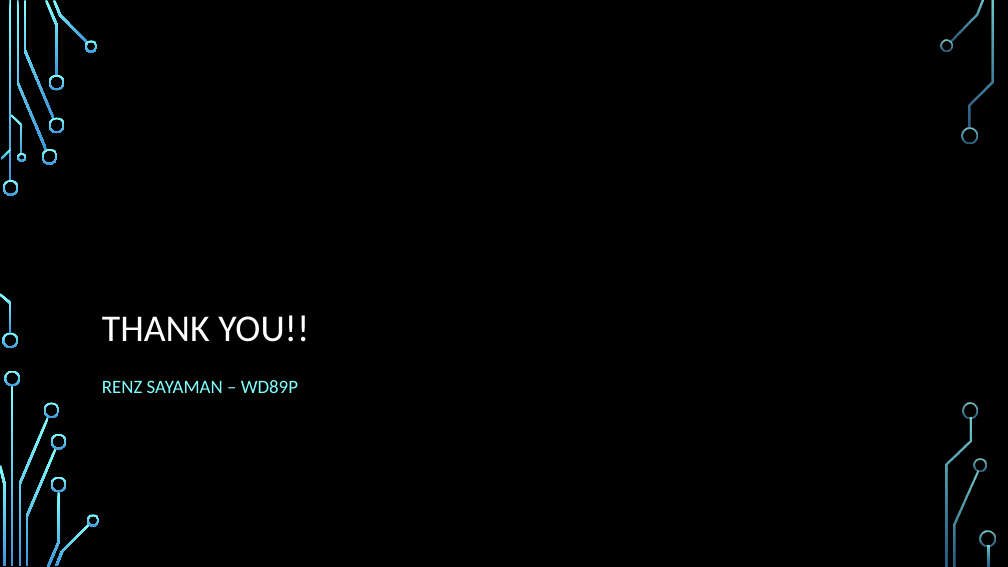
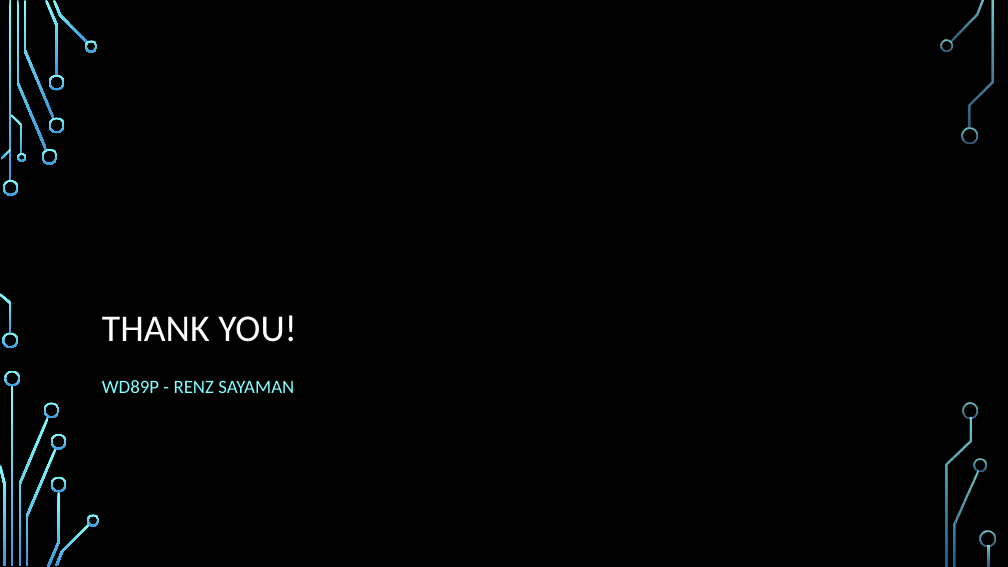
Before and after one commit to Elcavz/Major-Project-2-FrontEnd, a slide deck: slide 7 of PROJECT PROPOSAL.pptx (slide 9 before the commit). Drawn at 1008x567 pixels with LibreOffice and Linux fonts; fonts in the diff are those of the drawing; background and template pictures are left out. Boxes give left, top, right and bottom in pixels: in the first picture for what was removed or moved away, otherwise in the second. Text is boxed around its words. In the diff, an @@ line names an element or a change of style, - is before the commit and + after.

```diff
--- a/PROJECT PROPOSAL.pptx
+++ b/PROJECT PROPOSAL.pptx
@@ title at box(102, 315, 297, 342): text changed @@
-THANK YOU!!
+THANK YOU!
@@ text at box(102, 380, 294, 393): text changed @@
-RENZ SAYAMAN – WD89P
+WD89P - RENZ SAYAMAN
```
Also in this commit, not shown: 3 other slides changed, 2 slides added, 4 slides removed, 11 other files.
